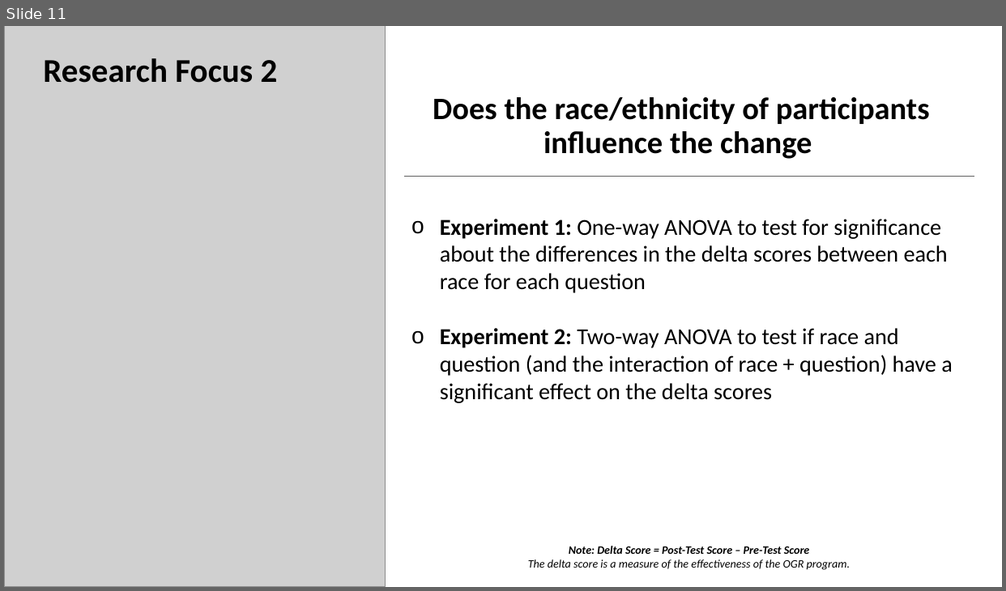
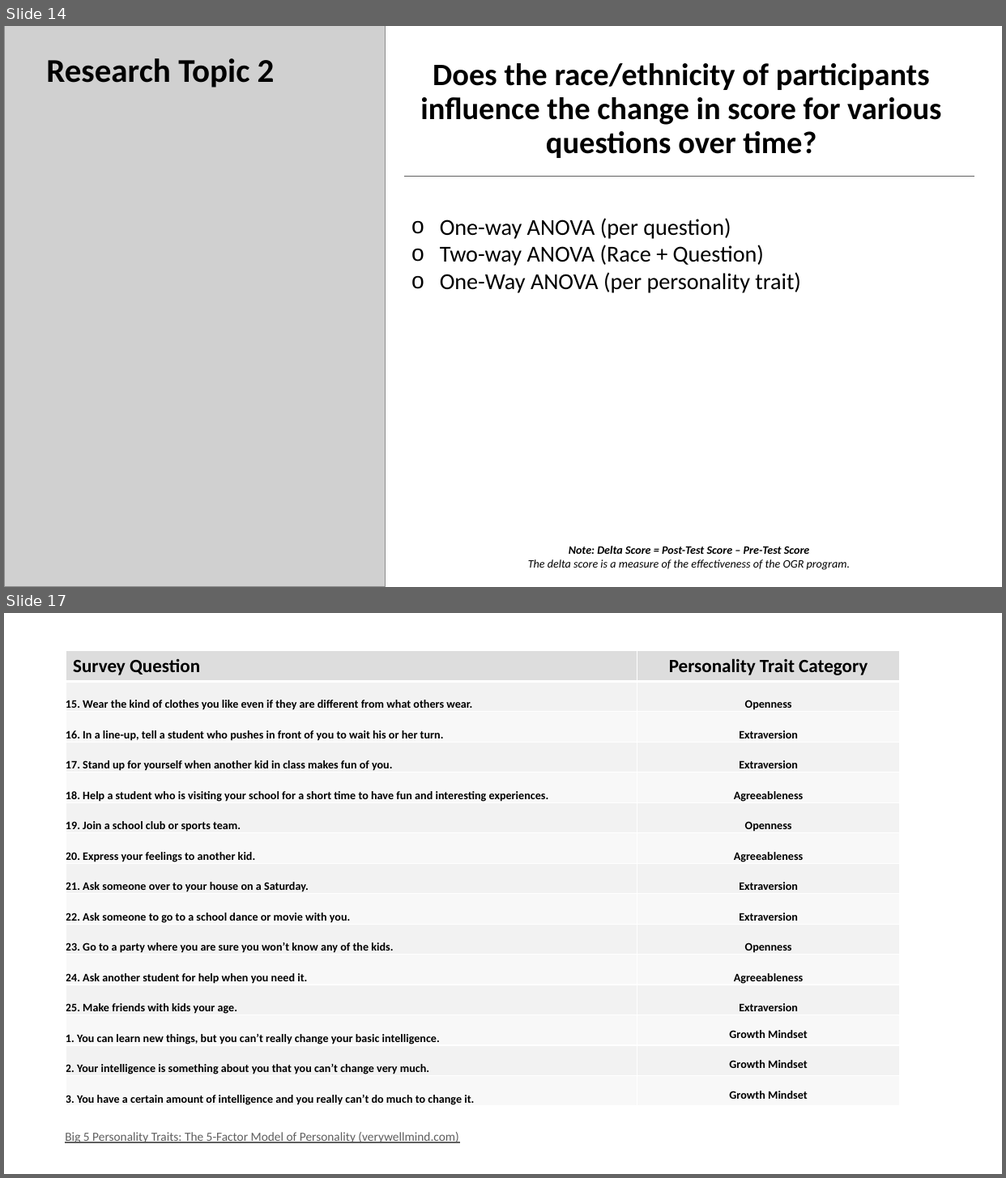
Before and after one commit to josh97ellis/omaha-girls-rock-analysis, a slide deck: deliverables/milestone_2/Final Presentation.pptx. Shown one above the other, each under a label of ours: slide 11 before the commit, slides 14 and 17 after it; the slides between them are not shown. The pictures are 1006x591 and 1006x1178 pixels, drawn with LibreOffice and Linux fonts; fonts in the diff are those of the drawing; grey boxes stand for pictures. Boxes give left, top, right and bottom in pixels: in the first picture for what was removed or moved away, otherwise in the second. Text is boxed around its words. In the diff, an @@ line names an element or a change of style, - is before the commit and + after.

```diff
--- a/deliverables/milestone_2/Final Presentation.pptx
+++ b/deliverables/milestone_2/Final Presentation.pptx
@@ slide 17 added at [4, 613, 1002, 1174], background #FFFFFF @@
@@ table added at [66, 651, 899, 1109], 15 rows, 2 columns @@
+Survey Question | Personality Trait Category
+15. Wear the kind of clothes you like even if they are different from what others wear. | Openness
+16. In a line-up, tell a student who pushes in front of you to wait his or her turn. | Extraversion
+17. Stand up for yourself when another kid in class makes fun of you. | Extraversion
+18. Help a student who is visiting your school for a short time to have fun and interesting experiences. | Agreeableness
+19. Join a school club or sports team. | Openness
+20. Express your feelings to another kid. | Agreeableness
+21. Ask someone over to your house on a Saturday. | Extraversion
+22. Ask someone to go to a school dance or movie with you. | Extraversion
+23. Go to a party where you are sure you won’t know any of the kids. | Openness
+24. Ask another student for help when you need it. | Agreeableness
+25. Make friends with kids your age. | Extraversion
+1. You can learn new things, but you can’t really change your basic intelligence. | Growth Mindset
+2. Your intelligence is something about you that you can’t change very much. | Growth Mindset
+3. You have a certain amount of intelligence and you really can’t do much to change it. | Growth Mindset
@@ text added at [65, 1132, 458, 1144], 12 pt, text #5F5F5F, underline @@
+Big 5 Personality Traits: The 5-Factor Model of Personality (verywellmind.com)
@@ what was slide 11 is now slide 14 @@
@@ slide 14 changed as well @@
@@ text at [46, 58, 275, 88]: text changed @@
-Research Focus 2
+Research Topic 2
@@ title at [420, 63, 941, 158]: text changed @@
-Does the race/ethnicity of participants influence the change
+Does the race/ethnicity of participants influence the change in score for various questions over time?
@@ text at [440, 218, 801, 293]: text changed @@
-o Experiment 1: One-way ANOVA to test for significance about the differences in the delta scores between each race for each question
-o Experiment 2: Two-way ANOVA to test if race and question (and the interaction of race + question) have a significant effect on the delta scores
+o One-way ANOVA (per question)
+o Two-way ANOVA (Race + Question)
+o One-Way ANOVA (per personality trait)
```
Also in this commit, not shown: 8 other slides changed, 12 other slides added, 6 slides removed, 13 other files.
